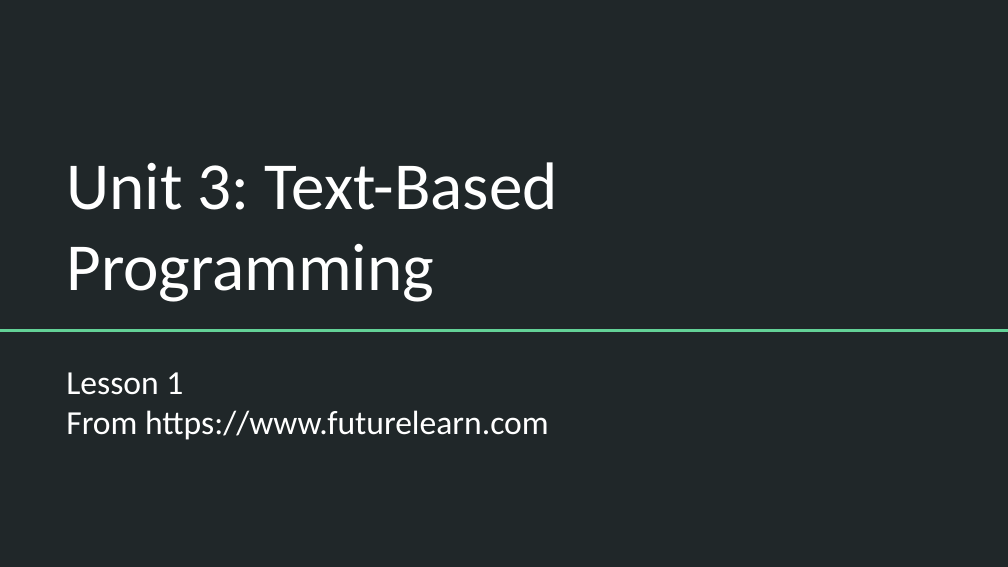
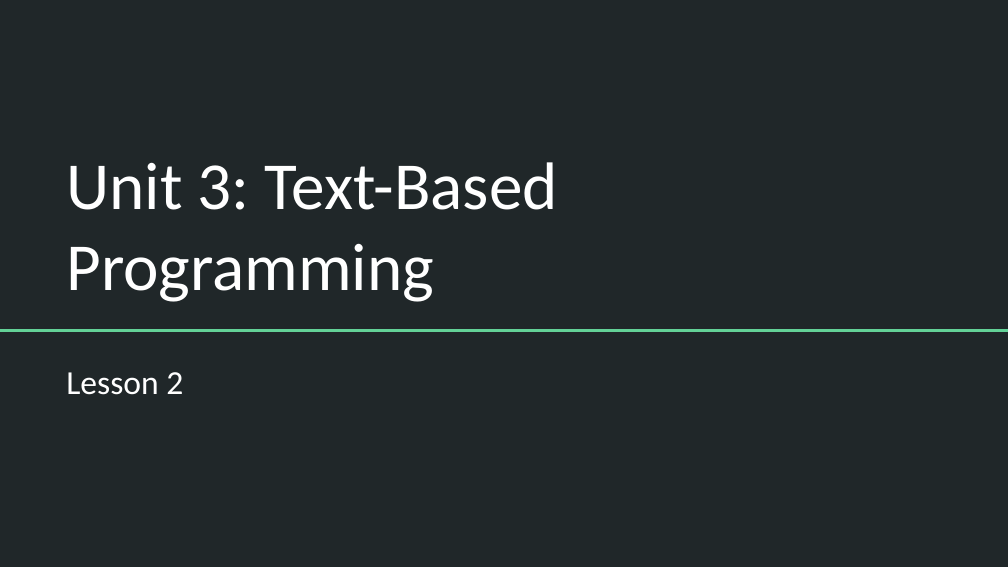
Before and after one commit to rob3662/Com_Sci_2023, a slide deck: slide 1 of U3/Notes/Lesson 2 - Hello World.pptx. Drawn at 1008x567 pixels with LibreOffice and Linux fonts; fonts in the diff are those of the drawing. Boxes give left, top, right and bottom in pixels: in the first picture for what was removed or moved away, otherwise in the second. Text is boxed around its words. In the diff, an @@ line names an element or a change of style, - is before the commit and + after.

```diff
--- a/U3/Notes/Lesson 2 - Hello World.pptx
+++ b/U3/Notes/Lesson 2 - Hello World.pptx
@@ subtitle at [66, 372, 183, 395]: text changed @@
-Lesson 1
-From https://www.futurelearn.com
+Lesson 2
```
Also in this commit, not shown: 1 other slide changed, 10 other files.
